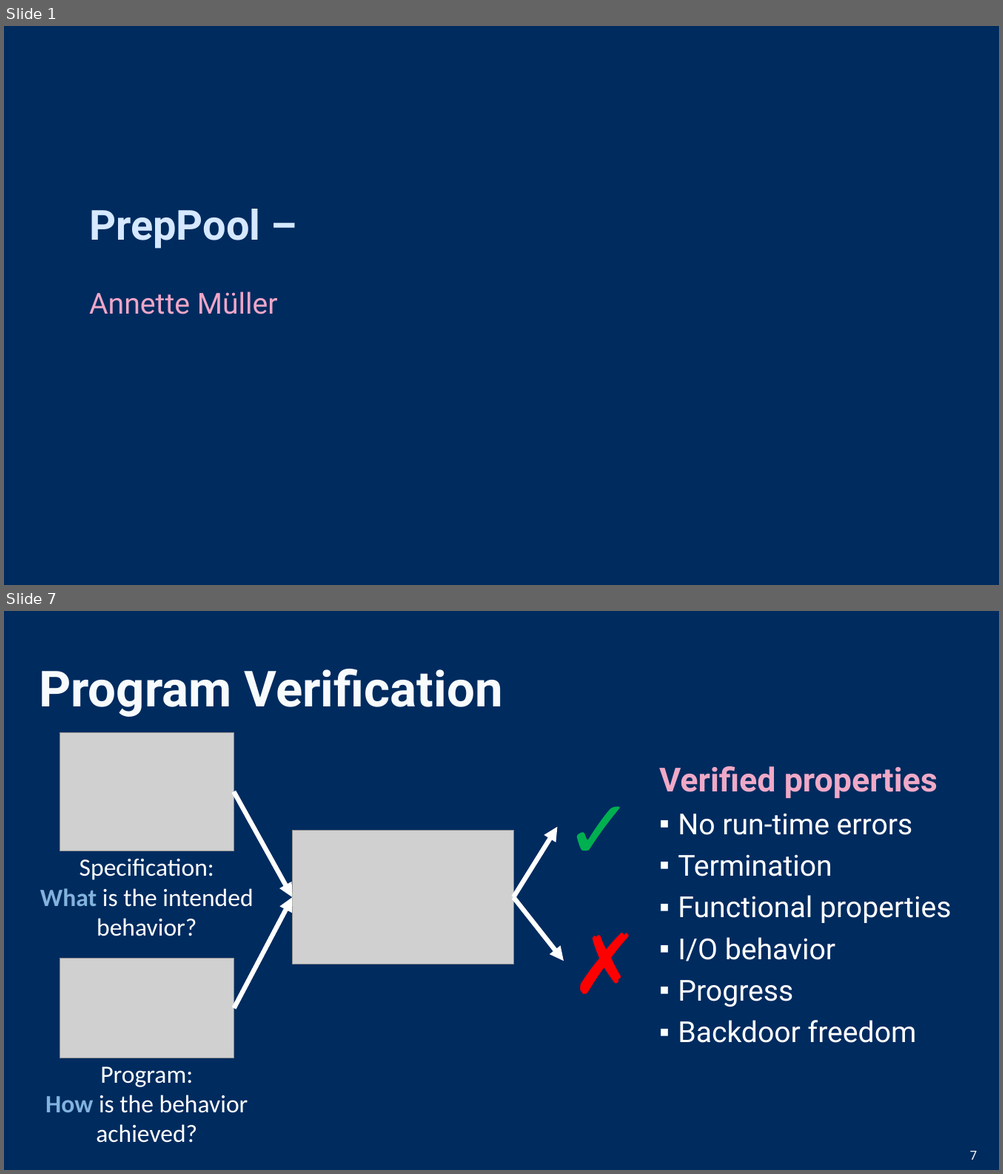
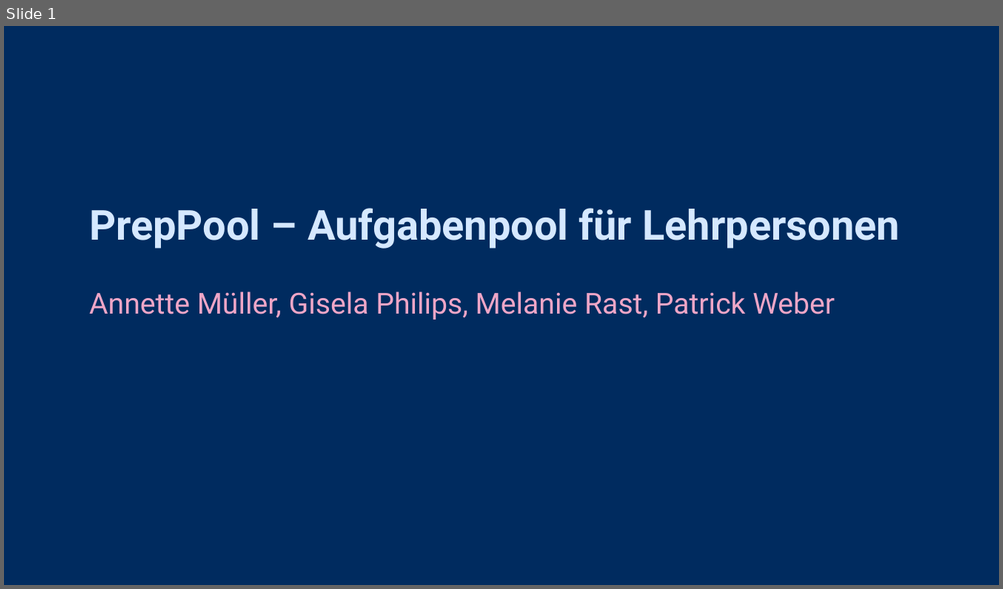
Before and after one commit to Team-42-Software-Project/Aufgabenpool, a slide deck: assn1/Assignment1.pptx. Shown one above the other, each under a label of ours: slides 1 and 7 before the commit, slide 1 after it; the slides between them are not shown. The pictures are 1003x1174 and 1003x589 pixels, drawn with LibreOffice and Linux fonts; fonts in the diff are those of the drawing; grey boxes stand for pictures. Boxes give left, top, right and bottom in pixels: in the first picture for what was removed or moved away, otherwise in the second. Text is boxed around its words. In the diff, an @@ line names an element or a change of style, - is before the commit and + after.

```diff
--- a/assn1/Assignment1.pptx
+++ b/assn1/Assignment1.pptx
@@ slide 7 removed at (4,611,999,1170), background #002B5F @@
@@ title removed at (39,669,503,717) @@
-Program Verification
@@ picture removed at (60,732,234,851) @@
@@ text removed at (558,773,638,881) @@
-✓
@@ text removed at (659,766,950,1043) @@
-Verified properties
-▪ No run-time errors
-▪ Termination
-▪ Functional properties
-▪ I/O behavior
-▪ Progress
-▪ Backdoor freedom
@@ arrow removed from (234, 792) to (292, 897) @@
@@ picture removed at (292,830,513,965) @@
@@ arrow removed from (514, 897) to (558, 826) @@
@@ text removed at (40,858,253,937) @@
-Specification:
-What is the intended behavior?
@@ arrow removed from (234, 1008) to (292, 897) @@
@@ arrow removed from (514, 897) to (563, 961) @@
@@ text removed at (563,907,632,1015) @@
-✗
@@ picture removed at (60,959,234,1058) @@
@@ text removed at (45,1067,248,1143) @@
-Program:
-How is the behavior achieved?
@@ page number removed at (970,1151,976,1160) @@
-7
@@ slide 1 changed as well @@
@@ text at (89,208,899,249): text changed @@
-PrepPool –
+PrepPool – Aufgabenpool für Lehrpersonen
@@ text at (89,292,834,320): text changed @@
-Annette Müller
+Annette Müller, Gisela Philips, Melanie Rast, Patrick Weber
```
Also in this commit, not shown: 4 slides added, 8 other slides removed.
